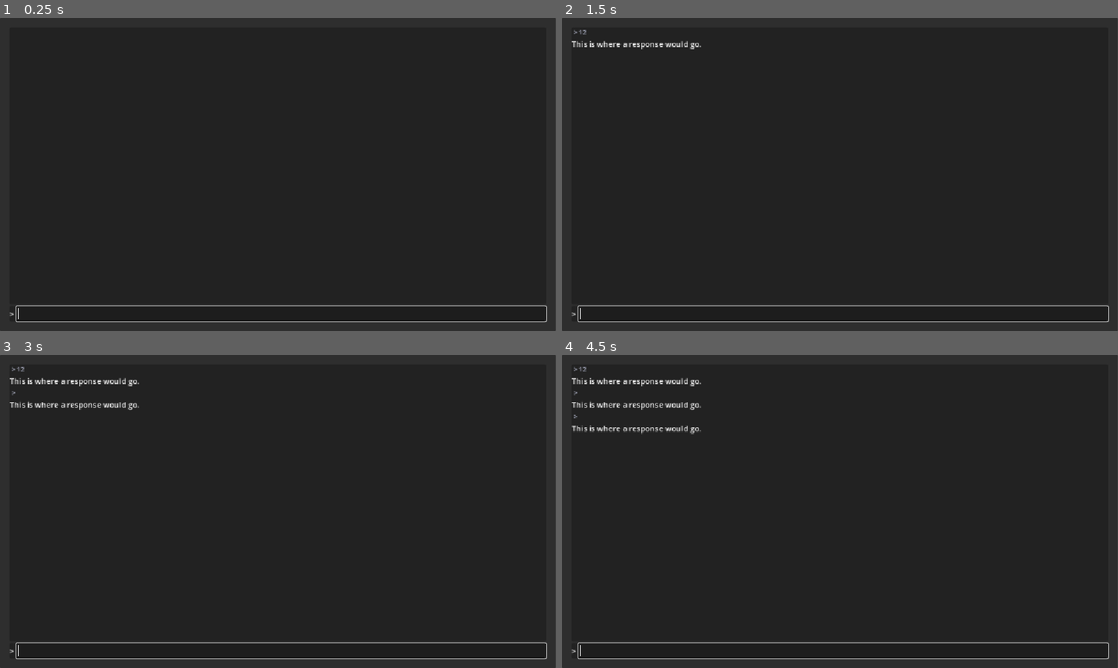
Above: before the commit, frames 1-4 (two rows, left to right).
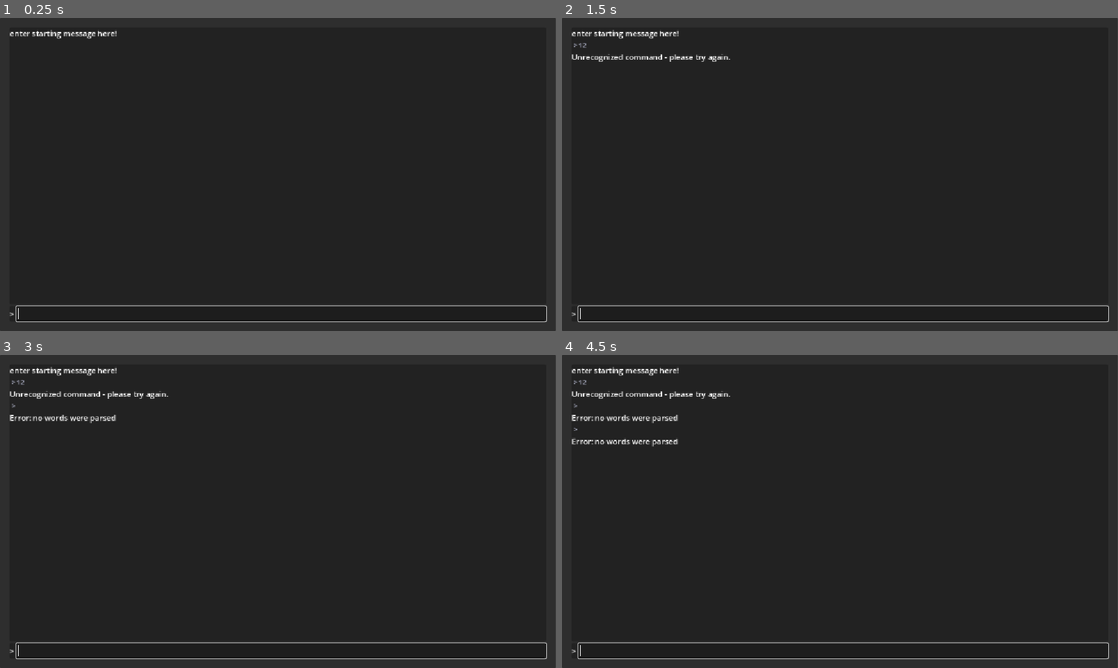
Above: after the commit, the same moments.

Repository: sheepishlarks/AccessibilityJamProject
Game: Godot game, scene res://accessibility-jam/Scripts/game.tscn
Same seed, same stepped clock (60 frames per second), same inputs: the game is played once before the commit and once after it.
Inputs (mouse positions are in pixels of both pictures, inside the frame that each line leads up to):
- Up to frame 1 (0.25 s): no input
- Up to frame 2 (1.5 s): click (845, 315) at 0.52 s; type "12" at 0.6 s; tap Enter at 1.25 s
- Up to frame 3 (3 s): tap Space at 2 s; tap Enter at 2.75 s
- Up to frame 4 (4.5 s): tap Space at 3.5 s; tap Enter at 4.25 s

The runs differ from the first frame. In frame 1, 0.2% of the frame differs, in the area x 1-21%, y 3-7%; in frame 2, 0.8%; in frame 3, 1.3%; in frame 4, 1.7%, in the area x 1-31%, y 3-30%.

Commit message:
polish and adding base for starting message

Diff:
--- a/accessibility-jam/Scripts/game.tscn
+++ b/accessibility-jam/Scripts/game.tscn
@@ -1,6 +1,7 @@
 [gd_scene format=3 uid="uid://bqdrk4wbvofb5"]
 
 [ext_resource type="Script" uid="uid://dc6f5sf4oou1o" path="res://game.gd" id="1_anlq1"]
+[ext_resource type="Script" uid="uid://d2mxtsg43he3p" path="res://CommandProcessor.gd" id="2_c25bl"]
 [ext_resource type="Script" uid="uid://ctf5vupa7buq3" path="res://input.gd" id="2_s1me1"]
 
 [node name="Game" type="Control" unique_id=490836244]
@@ -11,6 +12,9 @@
 grow_horizontal = 2
 grow_vertical = 2
 script = ExtResource("1_anlq1")
+
+[node name="CommandProcessor" type="Node" parent="." unique_id=514267733]
+script = ExtResource("2_c25bl")
 
 [node name="Background" type="PanelContainer" parent="." unique_id=26014560]
 layout_mode = 0
@@ -36,6 +40,8 @@
 
 [node name="HistoryRows" type="VBoxContainer" parent="Background/MarginContainer/Rows/GameInfo/ScrollContainer" unique_id=786847155]
 layout_mode = 2
+size_flags_horizontal = 3
+size_flags_vertical = 3
 
 [node name="InputArea" type="PanelContainer" parent="Background/MarginContainer/Rows" unique_id=1199391424]
 layout_mode = 2
--- a/accessibility-jam/UI/input_response.tscn
+++ b/accessibility-jam/UI/input_response.tscn
@@ -1,6 +1,7 @@
 [gd_scene format=3 uid="uid://cbc5ts5sajlse"]
 
 [ext_resource type="Script" uid="uid://b6pxo5grdshe6" path="res://input_response.gd" id="1_pj1c1"]
+[ext_resource type="PackedScene" uid="uid://d0etr287a5uq5" path="res://accessibility-jam/UI/response.tscn" id="2_autcl"]
 
 [node name="InputResponse" type="VBoxContainer" unique_id=371198699]
 offset_right = 40.0
@@ -13,6 +14,5 @@
 theme_override_font_sizes/font_size = 13
 text = "this is what the user typed"
 
-[node name="Response" type="Label" parent="." unique_id=1541062811]
+[node name="Response" parent="." unique_id=1597887958 instance=ExtResource("2_autcl")]
 layout_mode = 2
-text = "this is what the game will give back"
--- /dev/null
+++ b/accessibility-jam/UI/response.tscn
@@ -0,0 +1,5 @@
+[gd_scene format=3 uid="uid://d0etr287a5uq5"]
+
+[node name="Response" type="Label" unique_id=1597887958]
+text = "this is what the game will give back"
+autowrap_mode = 2
--- a/game.gd
+++ b/game.gd
@@ -1,23 +1,36 @@
 extends Control
 
+const Response = preload("res://accessibility-jam/UI/response.tscn")
 const InputResponse = preload("res://accessibility-jam/UI/input_response.tscn")
 
 @export var max_lines_remembered := 30
+@export var message = "enter starting message here!"
 
 @onready var history_rows = $Background/MarginContainer/Rows/GameInfo/ScrollContainer/HistoryRows
+@onready var command_processor = $CommandProcessor
 
-
-
+func _ready() -> void:
+	var starting_message = Response.instantiate()
+	starting_message.text = message
+	add_response_to_game(starting_message)
 
 func _on_input_text_submitted(new_text: String) -> void:
 	if new_text.is_empty():
 		return
 
 	var input_response = InputResponse.instantiate()
-	input_response.set_text(new_text, "This is where a response would go.")
-	history_rows.add_child(input_response)
+	var response = command_processor.process_command(new_text)
+	input_response.set_text(new_text, response)
+	add_response_to_game(input_response)
+	#history_rows.add_child(input_response)
 
+func delete_history_beyond_limit():
 	if history_rows.get_child_count() > max_lines_remembered:
 		var rows_to_forget = history_rows.get_child_count() - max_lines_remembered
 		for i in range(rows_to_forget):
 			history_rows.get_child(i).queue_free()
+
+
+func add_response_to_game(response: Control):
+	history_rows.add_child(response)
+	delete_history_beyond_limit()
--- a/input_response.gd
+++ b/input_response.gd
@@ -3,3 +3,6 @@
 func set_text(input: String, response: String):
 	$InputHistory.text = " > " + input
 	$Response.text = response
+
+func set_response_text(response: String):
+	$Response.text = response
